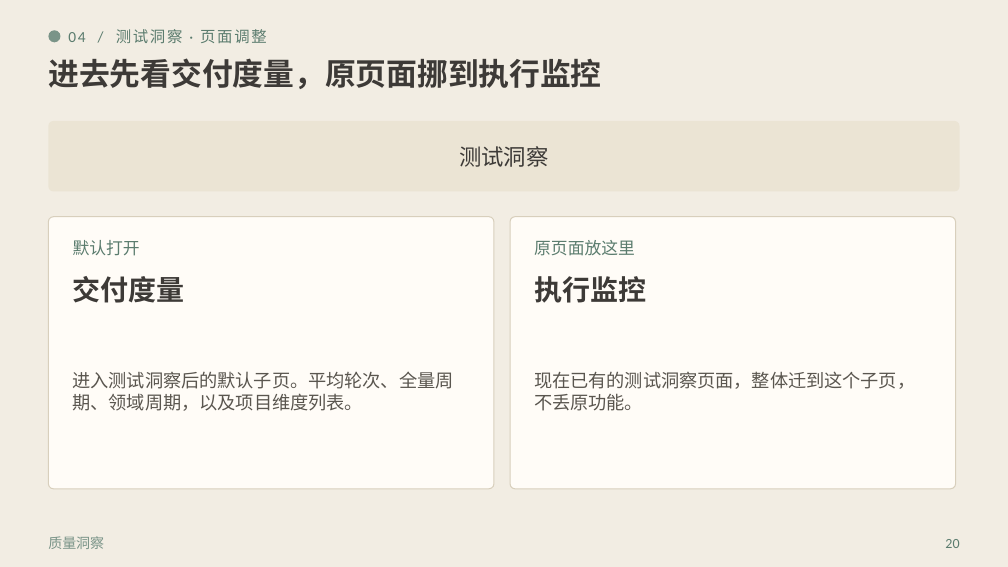
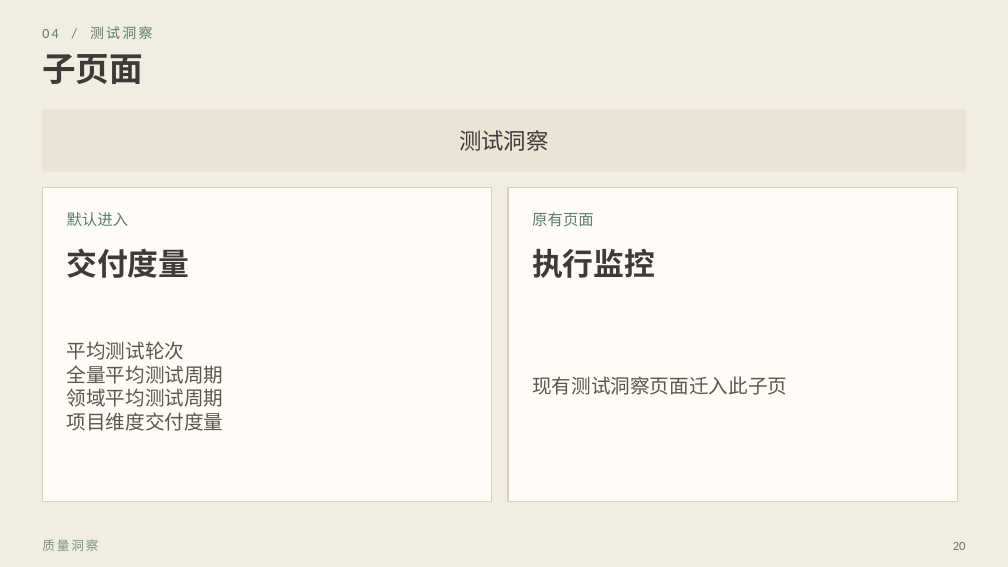
Before and after one commit to khalildai/test-send-file, a slide deck: slide 20 of 效能平台版本发布会.pptx. Drawn at 1008x567 pixels with LibreOffice and Linux fonts; fonts in the diff are those of the drawing. Boxes give left, top, right and bottom in pixels: in the first picture for what was removed or moved away, otherwise in the second. Text is boxed around its words. In the diff, an @@ line names an element or a change of style, - is before the commit and + after.

```diff
--- a/效能平台版本发布会.pptx
+++ b/效能平台版本发布会.pptx
@@ text added at (42,26,153,39), 10 pt, text #5B7C6E @@
+04 / 测试洞察
@@ text at (42,54,143,84): text changed; size 11 to 24 pt; font Calibri to Noto Sans CJK SC; text colour #5B7C6E to #3D3A37; bold on @@
-04 / 测试洞察 · 页面调整
+子页面
@@ ellipse removed at (48,30,60,42) @@
@@ text removed at (48,58,601,89) @@
-进去先看交付度量，原页面挪到执行监控
@@ text "测试洞察": place and size @@
-text "测试洞察" at (459,146,548,167)
+text "测试洞察" at (459,130,548,151)
@@ rounded rectangle to rectangle in 3 elements at (508,187,958,502), (42,187,492,502), (42,109,966,171) @@
@@ rectangle: place and size @@
-rectangle at (48,121,960,192)
+rectangle at (42,109,966,171)
@@ rectangle: place and size @@
-rectangle at (48,217,494,489)
+rectangle at (42,187,492,502)
@@ rectangle: place and size @@
-rectangle at (510,217,956,489)
+rectangle at (508,187,958,502)
@@ text at (67,212,129,226): text changed; size 12 to 11 pt @@
-默认打开
+默认进入
@@ text at (532,212,594,226): text changed; size 12 to 11 pt @@
-原页面放这里
+原有页面
@@ text "交付度量" at (67,248,190,278): size 20 to 22 pt @@
@@ text "交付度量": place and size @@
-text "交付度量" at (73,276,185,303)
+text "交付度量" at (67,248,190,278)
@@ text "执行监控": place and size @@
-text "执行监控" at (534,276,646,303)
+text "执行监控" at (532,249,655,278)
@@ text "执行监控" at (532,249,655,278): size 20 to 22 pt @@
@@ text at (67,341,224,431): text changed; size 13 to 14 pt @@
-进入测试洞察后的默认子页。平均轮次、全量周期、领域周期，以及项目维度列表。
+平均测试轮次
+全量平均测试周期
+领域平均测试周期
+项目维度交付度量
@@ text at (532,376,787,395): text changed; size 13 to 14 pt @@
-现在已有的测试洞察页面，整体迁到这个子页，不丢原功能。
+现有测试洞察页面迁入此子页
@@ text "质量洞察" at (42,539,98,551): size 10 to 9 pt, letter spacing 0 to 1.4 pt @@
@@ text "20": place and size @@
-text "20" at (945,539,959,548)
+text "20" at (953,542,966,550)
@@ text "20" at (953,542,966,550): size 10 to 9 pt @@
```
Also in this commit, not shown: 22 other slides changed.
